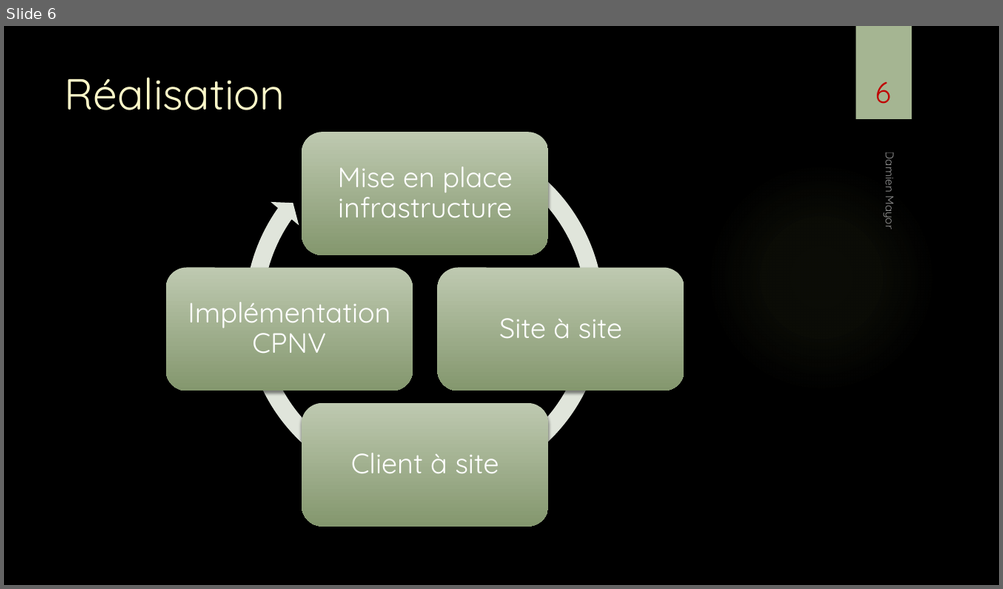
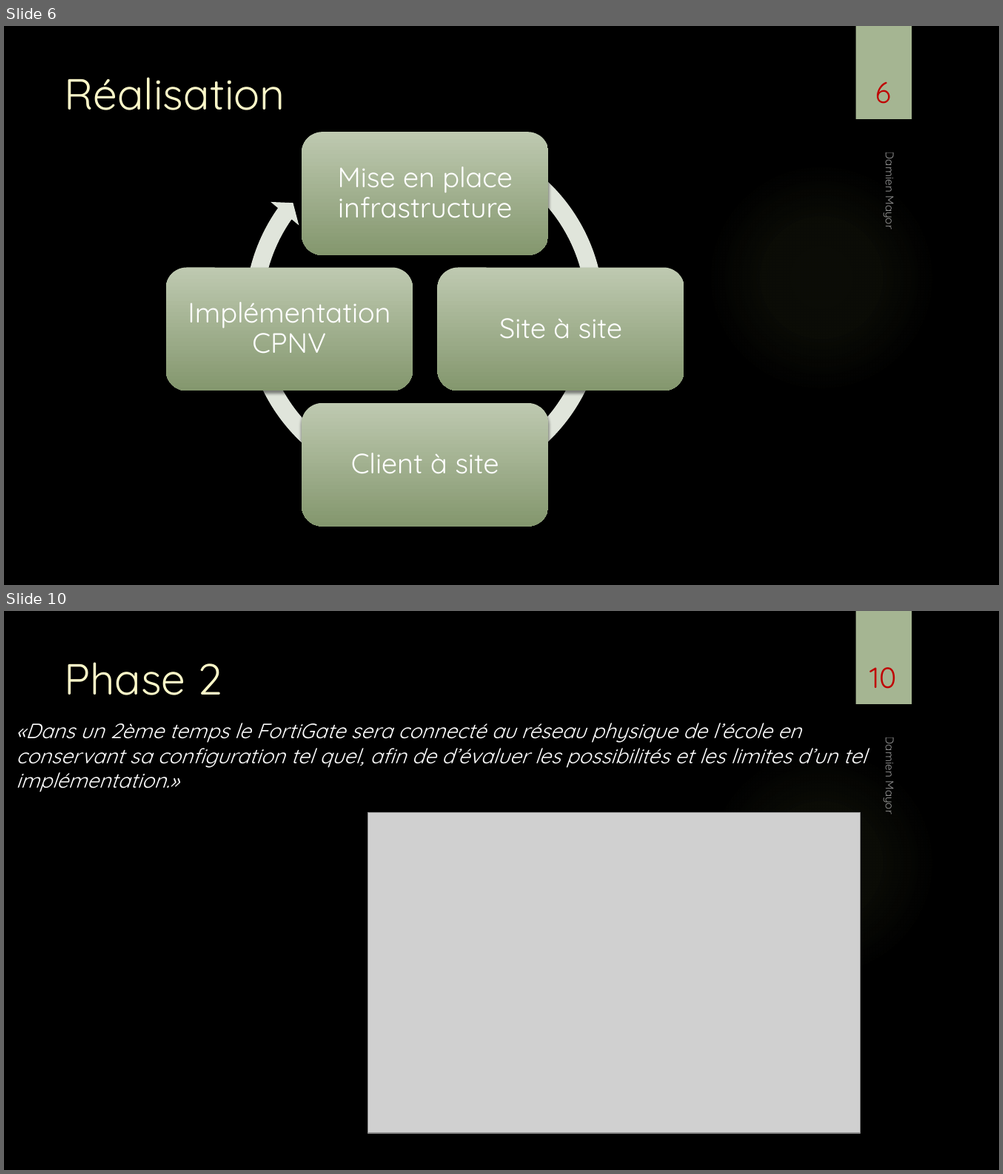
Before and after one commit to damienmayor/TPI, a slide deck: Présentation/Présentation TPI DMA.pptx. Shown one above the other, each under a label of ours: slide 6 before the commit, slides 6 and 10 after it; the slides between them are not shown. The pictures are 1003x589 and 1003x1174 pixels, drawn with LibreOffice and Linux fonts; fonts in the diff are those of the drawing; grey boxes stand for pictures; background and template pictures are left out. Boxes give left, top, right and bottom in pixels: in the first picture for what was removed or moved away, otherwise in the second. Text is boxed around its words. In the diff, an @@ line names an element or a change of style, - is before the commit and + after.

```diff
--- a/Présentation/Présentation TPI DMA.pptx
+++ b/Présentation/Présentation TPI DMA.pptx
@@ slide 10 added at <box>4,611,999,1170</box>, background picture (left out); not listed: 2 template elements that a slide beside it also shows @@
@@ title added at <box>64,662,222,695</box>, 42 pt, text #FEFAC9 @@
+Phase 2
@@ page number added at <box>869,667,896,689</box>, 28 pt, text #C00000 @@
+10
@@ text added at <box>16,723,865,792</box>, 20 pt, text #FFFFFF, italic @@
+«Dans un 2ème temps le FortiGate sera connecté au réseau physique de l’école en conservant sa configuration tel quel, afin de d’évaluer les possibilités et les limites d’un tel implémentation.»
@@ text added at <box>882,741,899,814</box>, 11 pt, text #FFFFFF at 60% opacity @@
+Damien Mayor
@@ picture added at <box>368,813,860,1134</box> @@
```
Also in this commit, not shown: 8 slides changed, 4 other slides added, 1 other file.
